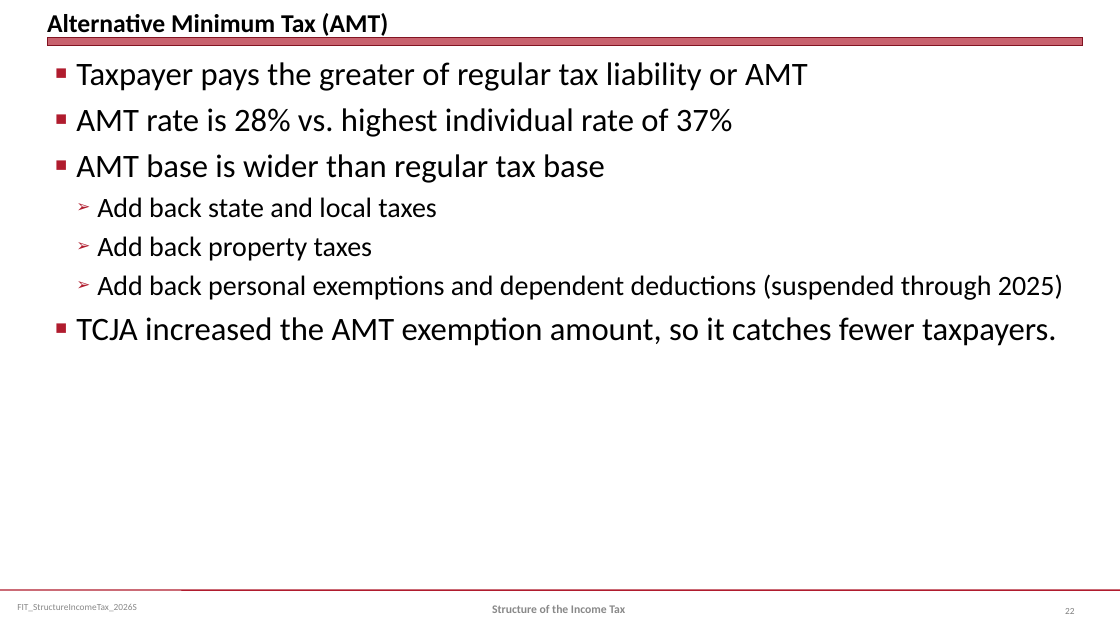
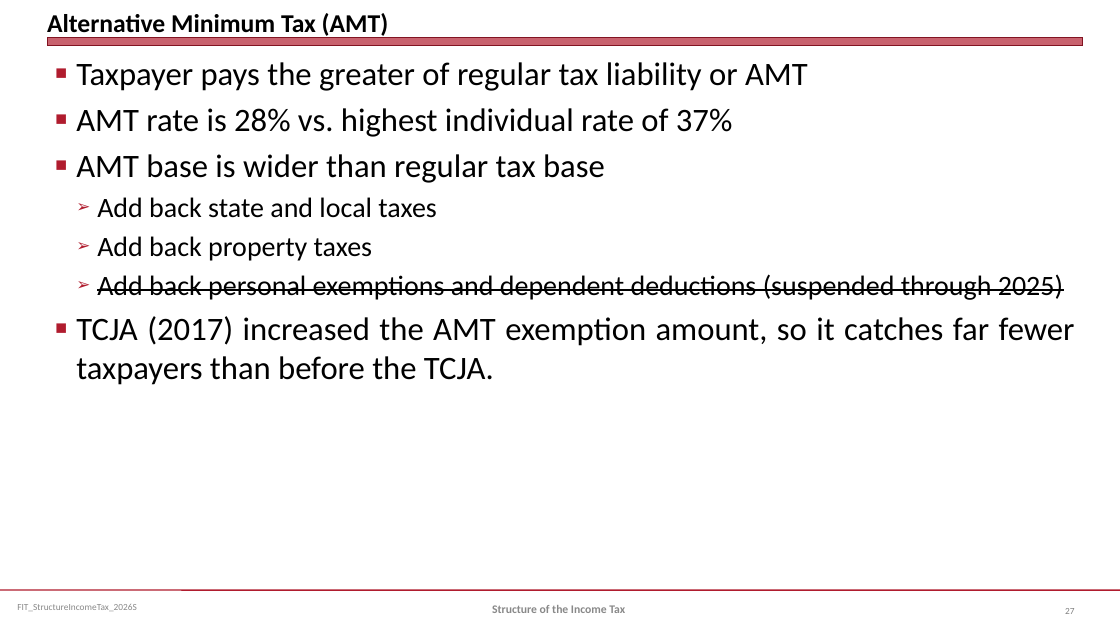
Before and after one commit to jmc877/Fed-Income-Tax, a slide deck: slide 27 of slides/FIT_StructureIncomeTax_2026S.pptx (slide 22 before the commit). Drawn at 1120x630 pixels with LibreOffice and Linux fonts; fonts in the diff are those of the drawing. Boxes give left, top, right and bottom in pixels: in the first picture for what was removed or moved away, otherwise in the second. Text is boxed around its words. In the diff, an @@ line names an element or a change of style, - is before the commit and + after.

```diff
--- a/slides/FIT_StructureIncomeTax_2026S.pptx
+++ b/slides/FIT_StructureIncomeTax_2026S.pptx
@@ text at (97, 274, 1063, 300): strikethrough on in "Add back personal exemptions and dependent deductions ..." @@
@@ text at (76, 316, 1075, 385): text changed @@
-■ TCJA increased the AMT exemption amount, so it catches fewer taxpayers.
+■ TCJA (2017) increased the AMT exemption amount, so it catches far fewer taxpayers than before the TCJA.
```
Also in this commit, not shown: 21 other slides changed, 5 slides added, 2 other files.
